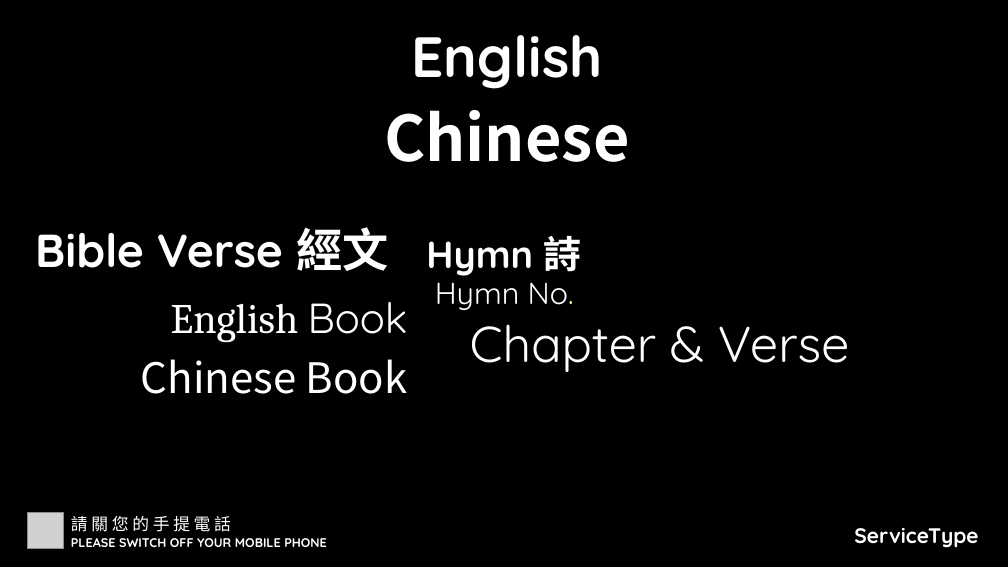
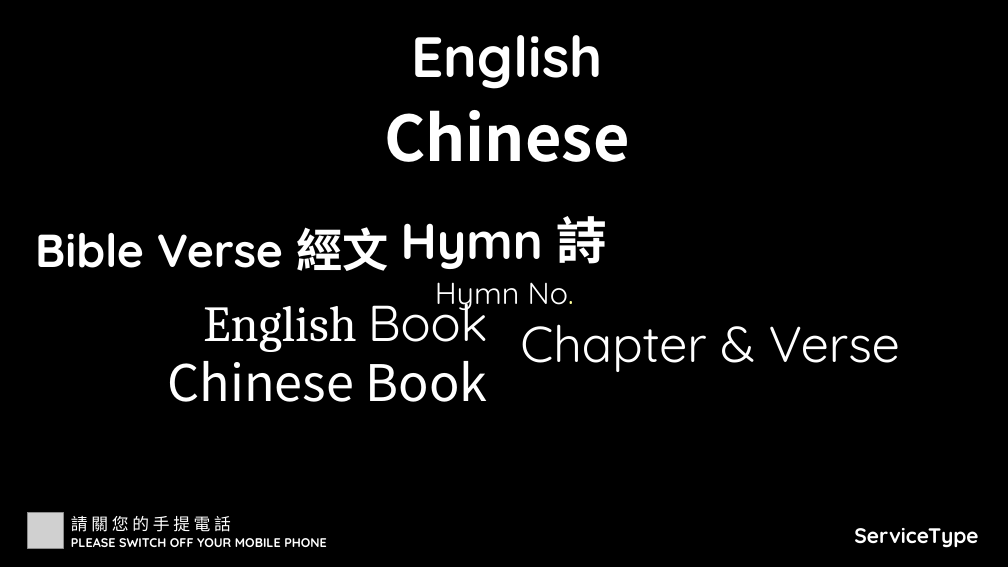
Before and after one commit to calebchanwy/tjc-powerpoint, a slide deck: slide 1 of TJCPowerPoint/Resources/ServiceWidescreen.pptx. Drawn at 1008x567 pixels with LibreOffice and Linux fonts; fonts in the diff are those of the drawing; grey boxes stand for pictures. Boxes give left, top, right and bottom in pixels: in the first picture for what was removed or moved away, otherwise in the second. Text is boxed around its words. In the diff, an @@ line names an element or a change of style, - is before the commit and + after.

```diff
--- a/TJCPowerPoint/Resources/ServiceWidescreen.pptx
+++ b/TJCPowerPoint/Resources/ServiceWidescreen.pptx
@@ text "Hymn 詩": place and size @@
-text "Hymn 詩" at (426,236,582,276)
+text "Hymn 詩" at (401,216,607,269)
@@ text "Hymn 詩" at (401,216,607,269): size 36 to 48 pt; more space between paragraphs @@
@@ text "English Book" at (203,289,488,352): size 40 to 48 pt; more space between paragraphs @@
@@ text "Chapter & Verse": place and size @@
-text "Chapter & Verse" at (470,324,849,372)
+text "Chapter & Verse" at (520,324,900,372)
@@ text "Chinese Book" at (168,350,488,402): size 40 to 48 pt; more space between paragraphs @@
```
Also in this commit, not shown: 20 other files.
